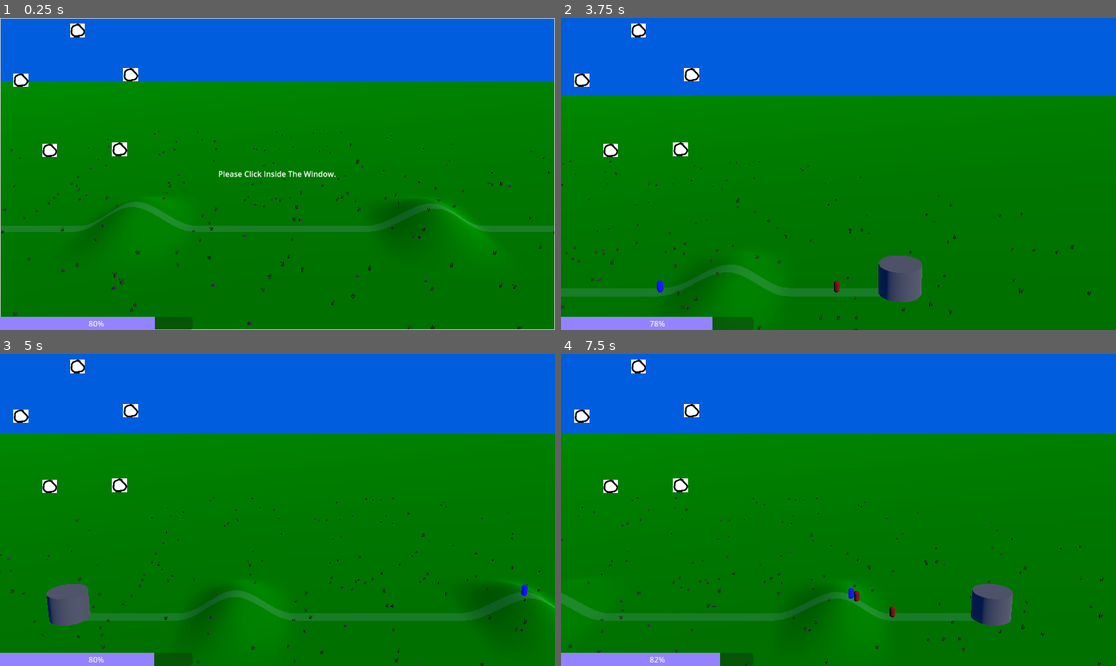
Above: before the commit, frames 1-4 (two rows, left to right).
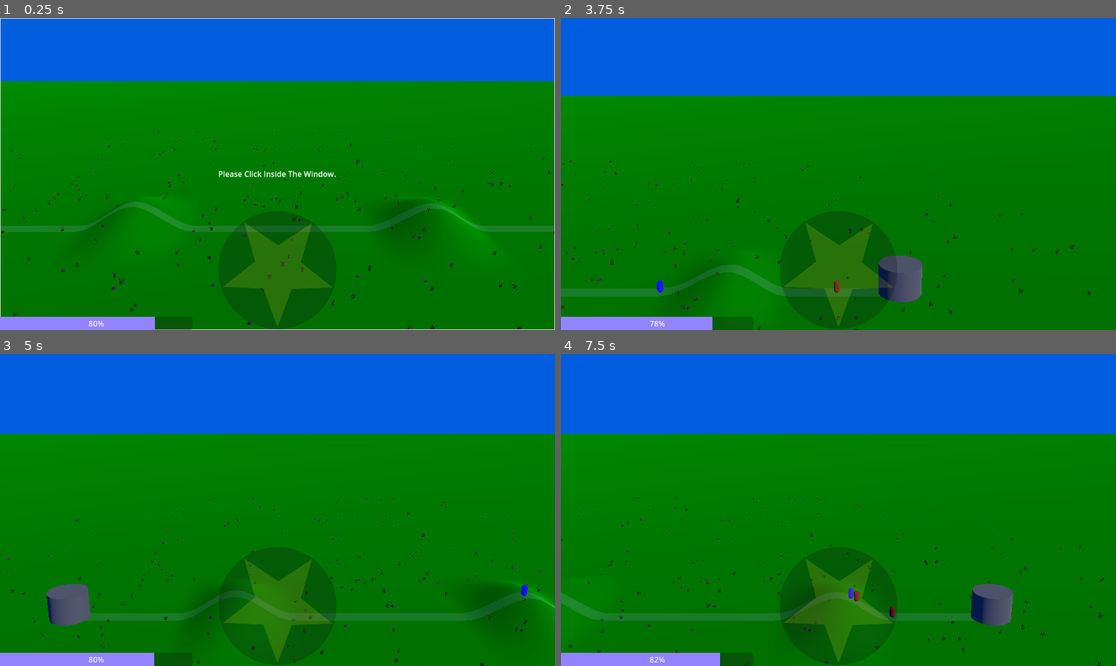
Above: after the commit, the same moments.

Repository: gpergrossi/ludum-dare-55
Game: Godot game, scene res://Scenes/Main.tscn
Two runs of this game, one before a commit and one after it. Both use one fixed random seed, a clock stepped at 60 frames per second and the inputs below.
Inputs (mouse positions are in pixels of both pictures, inside the frame that each line leads up to):
- Up to frame 1 (0.25 s): no input
- Up to frame 2 (3.75 s): tap Enter at 0.5, 2.75 s; move the mouse to (960, 158) at 0.52 s; hold Right (move_right) 0.53-1.28 s; tap Mouse wheel up (zoom_in) at 0.6, 3.6 s; move the mouse to (727, 189) at 1.27 s; hold Down (move_down) 1.28-2.03 s; tap Mouse wheel down (zoom_out) at 1.35 s; tap Space at 2 s; move the mouse to (894, 105) at 2.02 s; hold Right (move_right) 2.03-2.78 s; tap 1 at 2.1 s; move the mouse to (810, 236) at 2.77 s; hold Up (move_up) 2.78-3.53 s; tap 2 at 2.85 s; move the mouse to (1005, 220) at 3.52 s; hold Left (move_left) from 3.53 s (still down)
- Up to frame 3 (5 s): keep holding Left (move_left); move the mouse to (111, 463) at 4.27 s; tap Mouse wheel down (zoom_out) at 4.35 s
- Up to frame 4 (7.5 s): move the mouse to (866, 510) at 5.02 s; release Left (move_left) at 5.03 s; hold Down (move_down) 5.03-5.78 s; tap 1 at 5.1 s; tap Space at 5.75 s; move the mouse to (755, 432) at 5.77 s; hold Right (move_right) 5.78-6.53 s; tap 2 at 5.85 s; move the mouse to (960, 494) at 6.52 s; hold Up (move_up) 6.53-7.28 s; tap Mouse wheel up (zoom_in) at 6.6 s; tap Enter at 7.25 s; move the mouse to (727, 525) at 7.27 s; hold Right (move_right) from 7.28 s (still down); tap Mouse wheel down (zoom_out) at 7.35 s

The runs differ from the first frame. In frame 1, 3.5% of the frame differs, in the area x 2-60%, y 1-99%; in frame 2, 3.8%; in frame 3, 4.5%, in the area x 2-61%, y 1-100%; in frame 4, 4.4%.

Commit message:
Improve & reposition Sigil art

Diff:
--- a/Scenes/Main.tscn
+++ b/Scenes/Main.tscn
@@ -1107,8 +1107,14 @@
 theme_override_styles/fill = SubResource("StyleBoxFlat_kn3u8")
 value = 80.0
 
-[node name="Sigil" parent="CanvasLayer/UI Container" instance=ExtResource("7_56svx")]
+[node name="CenterContainer" type="CenterContainer" parent="CanvasLayer/UI Container"]
+layout_mode = 2
+size_flags_horizontal = 4
+size_flags_vertical = 8
+
+[node name="Sigil" parent="CanvasLayer/UI Container/CenterContainer" instance=ExtResource("7_56svx")]
 unique_name_in_owner = true
+position = Vector2(0, 0)
 
 [node name="CameraViewPoint" type="Node3D" parent="." node_paths=PackedStringArray("left_edge", "right_edge")]
 transform = Transform3D(1, 0, 0, 0, 1, 0, 0, 0, 1, 0, 10, 0)
--- a/Scenes/Sigil/sigil.gd
+++ b/Scenes/Sigil/sigil.gd
@@ -13,34 +13,43 @@
 func _ready():
 	_line.clear_points()
 
-func _input(event : InputEvent) -> void:
-	var mouse_event := event as InputEventMouse
-	if not mouse_event:
-		return
-
+func getNearestSigilVertexTo(position : Vector2):
 	var nearest_vertex_idx := -1
 	var nearest_vertex_distance := interaction_distance
 	for i in range(vertices.size()):
-		var distance = vertices[i].position.distance_to(mouse_event.position)  # could be dist^2.
+		var distance = vertices[i].get_global_position().distance_to(position)  # could be dist^2.
 		if distance < nearest_vertex_distance:
 			nearest_vertex_idx = i
 			nearest_vertex_distance = distance
+	return {
+		'index': nearest_vertex_idx,
+		'distance': nearest_vertex_distance,
+	};
+
+func _input(event : InputEvent) -> void:
+	var mouse_event := event as InputEventMouse
+	if not mouse_event: return;
+
+	var nearest = getNearestSigilVertexTo(mouse_event.position);
 
 	# Release sigil if we're distance from any vertex or have released the mosue.
-	if nearest_vertex_idx == -1 or mouse_event.button_mask & MOUSE_BUTTON_MASK_LEFT == 0:
+	if nearest['index'] == -1 or mouse_event.button_mask & MOUSE_BUTTON_MASK_LEFT == 0:
 		if not _current_path.is_empty():
 			_release_sigil()
 			get_viewport().set_input_as_handled()
 		return
 
-	if nearest_vertex_distance < snap_distance:
-		_maybe_add_to_path(nearest_vertex_idx)
+	if nearest['distance'] < snap_distance:
+		_maybe_add_to_path(nearest['index'])
+
+	# Account for Sigil position and scale
+	var pos = (mouse_event.position - get_global_position()) / transform.get_scale()
 
 	if _line.get_point_count() == _current_path.size():
 		# Create initial endpoint. This is awful.
-		_line.add_point(mouse_event.position)
+		_line.add_point(pos)
 	else:
-		_line.set_point_position(_current_path.size(), mouse_event.position)
+		_line.set_point_position(_current_path.size(), pos)
 
 	get_viewport().set_input_as_handled()
 
@@ -61,9 +70,12 @@
 	_current_path.push_back(vertex_idx)
 	_line.show()
 	_line.add_point(vertices[vertex_idx].position, _current_path.size() - 1)
+	vertices[vertex_idx].visible = true;
 
 func _release_sigil() -> void:
 	_line.hide()  # TODO fun animation instead.
 	rune_drawn.emit(Rune.new(_current_path))
 	_current_path.clear()
 	_line.clear_points()
+	for vert in vertices:
+		vert.visible = false;
--- a/Scenes/Sigil/sigil.tscn
+++ b/Scenes/Sigil/sigil.tscn
@@ -1,28 +1,43 @@
-[gd_scene load_steps=4 format=3 uid="uid://cnfygjo801chm"]
+[gd_scene load_steps=5 format=3 uid="uid://cnfygjo801chm"]
 
 [ext_resource type="PackedScene" uid="uid://yopsmt22mosh" path="res://Scenes/Sigil/sigil_vertex.tscn" id="1_ar3ch"]
 [ext_resource type="Script" path="res://Scenes/Sigil/sigil.gd" id="1_plqdm"]
 [ext_resource type="PackedScene" uid="uid://dcwcg2jsay5ac" path="res://Scenes/Sigil/sigil_line.tscn" id="3_xnil8"]
+[ext_resource type="Texture2D" uid="uid://bwc32gr5ebmj5" path="res://Assets/sigil/board.png" id="4_4jgcv"]
 
 [node name="Sigil" type="Node2D" node_paths=PackedStringArray("vertices")]
+position = Vector2(625, 439)
+scale = Vector2(0.7, 0.7)
 script = ExtResource("1_plqdm")
 interaction_distance = 250.0
 snap_distance = 30.0
 vertices = [NodePath("SigilVertex"), NodePath("SigilVertex2"), NodePath("SigilVertex3"), NodePath("SigilVertex4"), NodePath("SigilVertex5")]
 
 [node name="SigilVertex" parent="." instance=ExtResource("1_ar3ch")]
-position = Vector2(161, 26)
+visible = false
+position = Vector2(-88, -301)
 
 [node name="SigilVertex2" parent="." instance=ExtResource("1_ar3ch")]
-position = Vector2(271, 118)
+visible = false
+position = Vector2(88, -301)
 
 [node name="SigilVertex3" parent="." instance=ExtResource("1_ar3ch")]
-position = Vector2(248, 273)
+visible = false
+position = Vector2(-143, -134)
 
 [node name="SigilVertex4" parent="." instance=ExtResource("1_ar3ch")]
-position = Vector2(103, 275)
+visible = false
+position = Vector2(143, -134)
 
 [node name="SigilVertex5" parent="." instance=ExtResource("1_ar3ch")]
-position = Vector2(43, 129)
+visible = false
+position = Vector2(0, -30)
 
 [node name="SigilLine" parent="." instance=ExtResource("3_xnil8")]
+
+[node name="Board" type="Sprite2D" parent="."]
+modulate = Color(1, 1, 1, 0.301961)
+show_behind_parent = true
+position = Vector2(0, -178)
+scale = Vector2(0.7, 0.7)
+texture = ExtResource("4_4jgcv")
--- a/Scenes/Sigil/sigil_vertex.tscn
+++ b/Scenes/Sigil/sigil_vertex.tscn
@@ -1,10 +1,11 @@
 [gd_scene load_steps=3 format=3 uid="uid://yopsmt22mosh"]
 
-[ext_resource type="Texture2D" uid="uid://ctrd7gonklwdm" path="res://Scenes/Sigil/circle-ph.png" id="1_avr0y"]
 [ext_resource type="Script" path="res://Scenes/Sigil/sigil_vertex.gd" id="1_uw4wr"]
+[ext_resource type="Texture2D" uid="uid://dpaxlidci5jme" path="res://Assets/sigil/node.png" id="2_klwid"]
 
 [node name="SigilVertex" type="Node2D"]
 script = ExtResource("1_uw4wr")
 
-[node name="Circle-ph" type="Sprite2D" parent="."]
-texture = ExtResource("1_avr0y")
+[node name="Node" type="Sprite2D" parent="."]
+scale = Vector2(0.5, 0.5)
+texture = ExtResource("2_klwid")
Binary file removed: Scenes/Sigil/circle-ph.png
Not shown, removed: Scenes/Sigil/circle-ph.png.import
